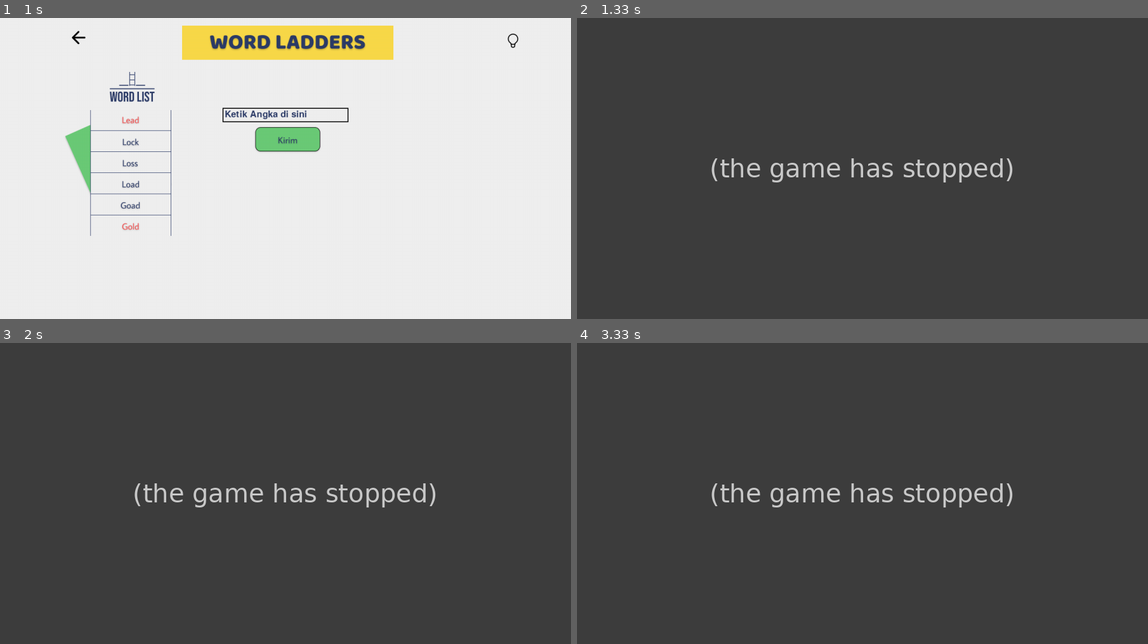
Above: before the commit, frames 1-4 (two rows, left to right).
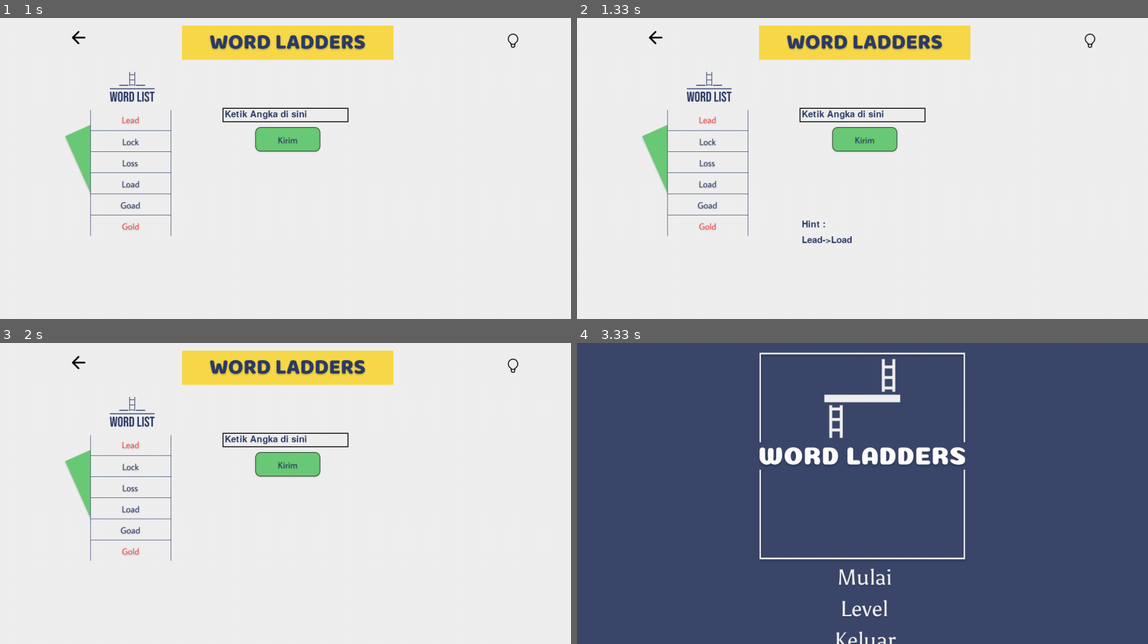
Above: after the commit, the same moments.

Repository: dagdo03/Project_KB
Game: pygame game, started from pygame/main.py
Same seed, same stepped clock (60 frames per second), same inputs: the game is played once before the commit and once after it.
Inputs (mouse positions are in pixels of both pictures, inside the frame that each line leads up to):
- Up to frame 1 (1 s): click (285, 282) at 0.38 s; click (171, 132) at 0.72 s
- Up to frame 2 (1.33 s): click (1090, 39) at 1.05 s
- Up to frame 3 (2 s): click (79, 364) at 1.38 s; click (285, 577) at 1.72 s
- Up to frame 4 (3.33 s): click "Ketik Angka di sini" at 2.05 s; click (1079, 607) at 2.38 s; click (656, 364) at 3.27 s

Frame 1 is identical in both runs. In frame 2, 100% of the frame differs, in the area x 0-100%, y 0-100%; in frame 3, 100%; in frame 4, 100%.
Error before the commit: NameError: name 'wordPath' is not defined (main.py line 140); the game stopped at 1.07 s (later frames are placeholders)

Commit message:
fixing bug

Diff:
--- a/pygame/main.py
+++ b/pygame/main.py
@@ -175,14 +175,33 @@
 bg_level_x = (screen_width/2 - bg_level.get_width()/2)
 bg_level_y = screen_height / 2 - bg_level.get_height()/2
 
-select_level_1 = pygame.image.load('pygame/Assets/gameplay/selectlevel/level1.png').convert_alpha()
-select_level_1_x = bg_level.get_width() / 3.5
-select_level_1_y = bg_level.get_height() /3
-select_level_1_button = button.Button(select_level_1_x, select_level_1_y, select_level_1, 1)
-select_level_2 = pygame.image.load('pygame/Assets/gameplay/selectlevel/level2.png').convert_alpha()
-select_level_2_x = bg_level.get_width() / 2.8
-select_level_2_y = bg_level.get_height() / 3
-select_level_2_button = button.Button(select_level_2_x, select_level_2_y, select_level_2, 1)
+# select_level_1 = pygame.image.load('pygame/Assets/gameplay/selectlevel/level1.png').convert_alpha()
+# select_level_1_x = bg_level.get_width() / 3.5
+# select_level_1_y = bg_level.get_height() /3
+# select_level_1_button = button.Button(select_level_1_x, select_level_1_y, select_level_1, 1)
+# select_level_2 = pygame.image.load('pygame/Assets/gameplay/selectlevel/level2.png').convert_alpha()
+# select_level_2_x = bg_level.get_width() / 2.8
+# select_level_2_y = bg_level.get_height() / 3
+# select_level_2_button = button.Button(select_level_2_x, select_level_2_y, select_level_2, 1)
+
+pos_x = 3.5
+pos_y = 3
+select_level = {}
+select_level_x = {}
+select_level_y = {}
+select_level_button = {}
+for i in range(1, 3):
+    var = "select_level_" + str(i)
+    link = 'pygame/Assets/gameplay/selectlevel/level' + str(i) + '.png'
+    select_level[var] = pygame.image.load(link).convert_alpha()
+    var_x = var + '_x'
+    var_y = var + '_y'
+    var_button = var + '_button'
+    select_level_x[var_x] = bg_level.get_width() / pos_x
+    select_level_y[var_y] = bg_level.get_height() / pos_y
+    select_level_button[var_button] = button.Button(select_level_x[var_x], select_level_y[var_y], select_level[var], 1)
+    pos_x -= 0.7
+
 #BFS
 def selectLevel():
     menu_state = "levels"
@@ -190,6 +209,27 @@
     screen.blit(bg_level, (bg_level_x, bg_level_y))
     screen.blit(close_level_img, (close_level_x, close_level_y))
 
+def set_level():
+    if number == 1 :
+        beginWord = "Lead"
+        endWord = "Gold"
+        wordList = ["Lock", "Loss", "Load", "Goad", "Gold"]
+        wordPath = ladderLength(beginWord, endWord, wordList)
+    if number == 2:
+        beginWord = "Ball"
+        endWord = "Goat"
+        wordList = ["Fall", "Bell", "Bail", "Belt", "Bolt", "Boat", "Goat"]
+        wordPath = ladderLength(beginWord, endWord, wordList)
+    elif number == 3:
+        beginWord = "Hand"
+        endWord = "Font"
+        wordList = ["Band", "Bane", "Bond", "Boat", "Fond", "Foot", "Font"]
+        wordPath = ladderLength(beginWord, endWord, wordList)
+    elif number == 4:
+        beginWord = "Wheat"
+        endWord = "Break"
+        wordList = ["Wheel", "Cheat", "Clear", "Cleat", "Bleat", "Bread", "Bleak", "Bleed", "Break"]
+        wordPath = ladderLength(beginWord, endWord, wordList)
 
 def ladderLength(beginWord: str, endWord: str, wordList):
     if endWord not in wordList:
@@ -370,13 +410,43 @@
                 number = 1
     #         # menu_state == "main"
                 running = 'menu'
-        if select_level_1_button.draw(screen):
-            number = 1
-            count = 1
-            running = "gameplay"
-        elif select_level_2_button.draw(screen):
-            if level >= 2:
-                number = 2
-                count = 1
-                running = "gameplay"
+        # if select_level_1_button.draw(screen):
+        #     number = 1
+        #     count = 1
+        #     running = "gameplay"
+        # elif select_level_2_button.draw(screen):
+        #     if level >= 2:
+        #         number = 2
+        #         count = 1
+        #         running = "gameplay"
+        for i in range(1, 3):
+            tombol = "select_level_" + str(i) + "_button"
+            # select_level_button[tombol]
+            if select_level_button[tombol].draw(screen):
+                if level >= i:
+                    number = i
+                    # set_level()
+                    if number == 1 :
+                        beginWord = "Lead"
+                        endWord = "Gold"
+                        wordList = ["Lock", "Loss", "Load", "Goad", "Gold"]
+                        wordPath = ladderLength(beginWord, endWord, wordList)
+                    if number == 2:
+                        beginWord = "Ball"
+                        endWord = "Goat"
+                        wordList = ["Fall", "Bell", "Bail", "Belt", "Bolt", "Boat", "Goat"]
+                        wordPath = ladderLength(beginWord, endWord, wordList)
+                    elif number == 3:
+                        beginWord = "Hand"
+                        endWord = "Font"
+                        wordList = ["Band", "Bane", "Bond", "Boat", "Fond", "Foot", "Font"]
+                        wordPath = ladderLength(beginWord, endWord, wordList)
+                    elif number == 4:
+                        beginWord = "Wheat"
+                        endWord = "Break"
+                        wordList = ["Wheel", "Cheat", "Clear", "Cleat", "Bleat", "Bread", "Bleak", "Bleed", "Break"]
+                        wordPath = ladderLength(beginWord, endWord, wordList)
+                    count = 1
+                    running = "gameplay"
+
     pygame.display.update()
--- /dev/null
+++ b/pygame/tes.py
@@ -0,0 +1,12 @@
+string_value = "variable"
+number_value = 42
+
+# Combine string and number to create variable name
+variable_name = string_value + str(number_value)
+
+# Assign a value to the dynamically created variable
+globals()[variable_name] = "Hello, World!"
+
+# Access the dynamically created variable
+print(variable_name)  # Output: variable42
+print(variable42)     # Output: Hello, World!
